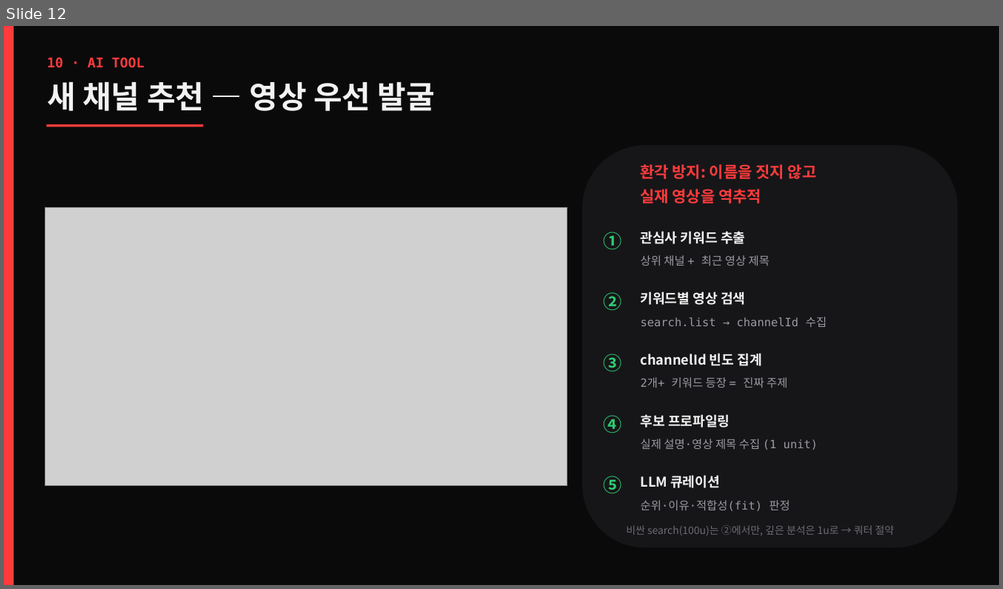
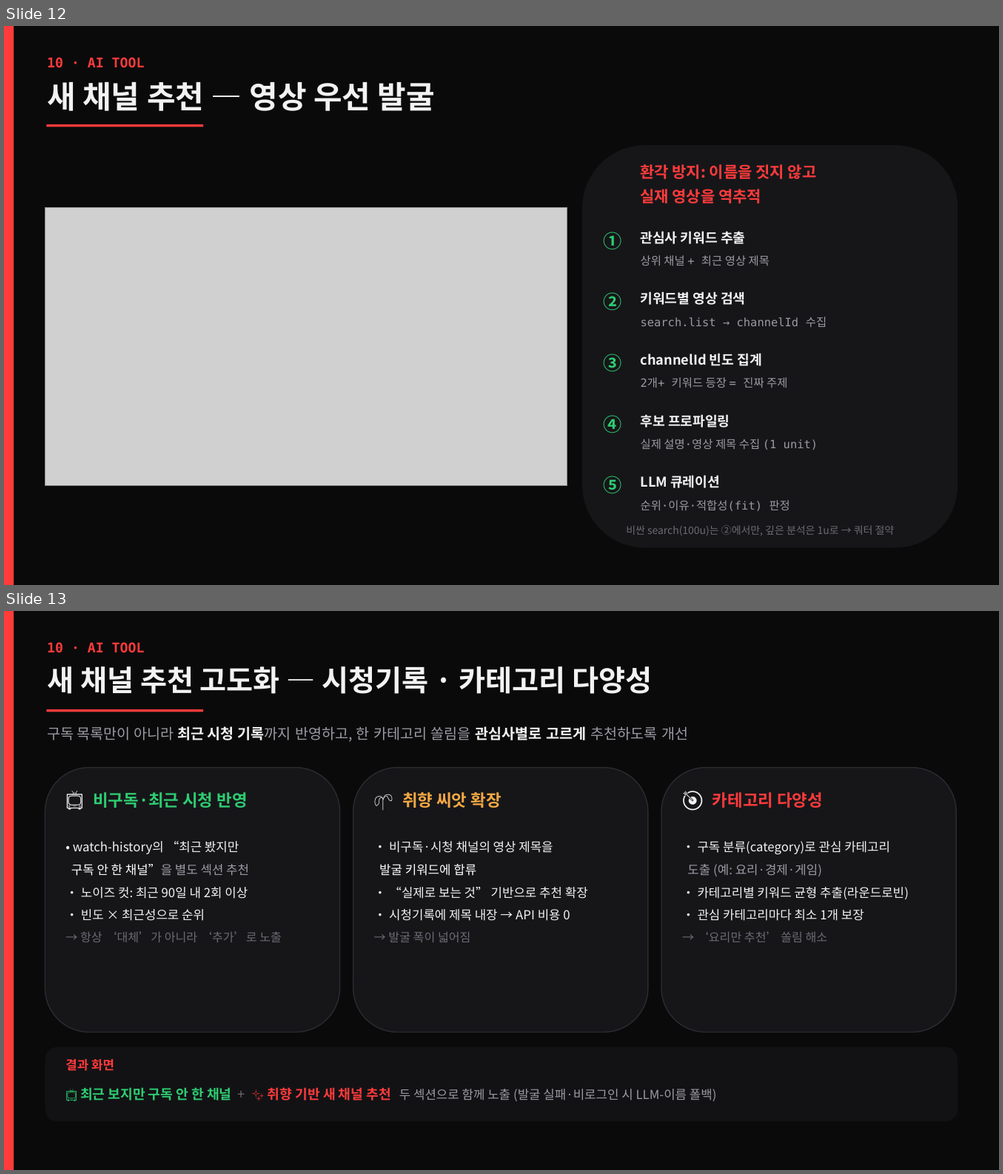
Before and after one commit to HANJUSON/Liberal_algorithm, a slide deck: 구독채널_관심도_분석기_발표.pptx. Shown one above the other, each under a label of ours: slide 12 before the commit, slides 12 and 13 after it. The pictures are 1003x589 and 1003x1174 pixels, drawn with LibreOffice and Linux fonts; fonts in the diff are those of the drawing; grey boxes stand for pictures. Boxes give left, top, right and bottom in pixels: in the first picture for what was removed or moved away, otherwise in the second. Text is boxed around its words. In the diff, an @@ line names an element or a change of style, - is before the commit and + after.

```diff
--- a/구독채널_관심도_분석기_발표.pptx
+++ b/구독채널_관심도_분석기_발표.pptx
@@ slide 13 added at [4,611,999,1170], background #FFFFFF @@
@@ rectangle added at [4,611,999,1170], fill #0A0A0B @@
@@ rectangle added at [4,611,14,1170], fill #FF3B3B @@
@@ text added at [47,642,145,653], 13 pt, text #FF3B3B, bold @@
+10 · AI TOOL
@@ text added at [47,667,652,694], 28 pt, text #F2F2F2, bold @@
+새 채널 추천 고도화 — 시청기록 · 카테고리 다양성
@@ rectangle added at [46,709,203,712], fill #FF3B3B @@
@@ text added at [47,726,688,742], 14 pt, text #9A9AA2 @@
+구독 목록만이 아니라 최근 시청 기록까지 반영하고, 한 카테고리 쏠림을 관심사별로 고르게 추천하도록 개선
@@ rounded rectangle added at [45,768,340,1033], fill #161619, outline #2A2A30 1 pt @@
@@ rounded rectangle added at [353,768,648,1033], fill #161619, outline #2A2A30 1 pt @@
@@ rounded rectangle added at [661,768,956,1033], fill #161619, outline #2A2A30 1 pt @@
@@ text added at [93,792,247,808], 16 pt, text #2ECC71, bold @@
+📺 비구독·최근 시청 반영
@@ text added at [402,792,501,808], 16 pt, text #F4A844, bold @@
+🌱 취향 씨앗 확장
@@ text added at [712,792,822,808], 16 pt, text #FF3B3B, bold @@
+🎯 카테고리 다양성
@@ text added at [71,841,282,943], 12 pt, text #F2F2F2 @@
+• watch-history의 “최근 봤지만
+구독 안 한 채널”을 별도 섹션 추천
+• 노이즈 컷: 최근 90일 내 2회 이상
+• 빈도 × 최근성으로 순위
+→ 항상 ‘대체’가 아니라 ‘추가’로 노출
@@ text added at [379,841,588,943], 12 pt, text #F2F2F2 @@
+• 비구독·시청 채널의 영상 제목을
+발굴 키워드에 합류
+• “실제로 보는 것” 기반으로 추천 확장
+• 시청기록에 제목 내장 → API 비용 0
+→ 발굴 폭이 넓어짐
@@ text added at [687,841,908,943], 12 pt, text #F2F2F2 @@
+• 구독 분류(category)로 관심 카테고리
+도출 (예: 요리·경제·게임)
+• 카테고리별 키워드 균형 추출(라운드로빈)
+• 관심 카테고리마다 최소 1개 보장
+→ ‘요리만 추천’ 쏠림 해소
@@ rounded rectangle added at [45,1048,958,1122], fill #121215 @@
@@ text added at [65,1059,114,1071], 12 pt, text #FF3B3B, bold @@
+결과 화면
@@ text added at [80,1088,717,1102], 12 pt, text #9A9AA2 @@
+📺 최근 보지만 구독 안 한 채널 + ✨ 취향 기반 새 채널 추천 두 섹션으로 함께 노출 (발굴 실패·비로그인 시 LLM-이름 폴백)
```
Also in this commit, not shown: 3 other files.
